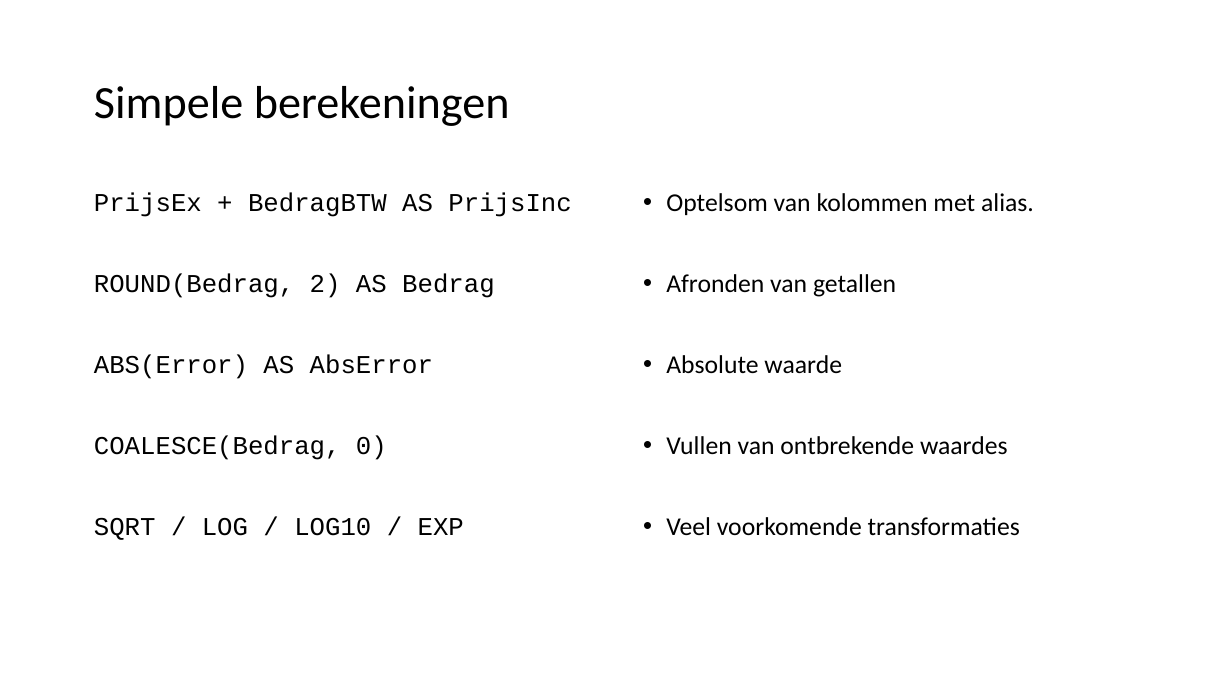
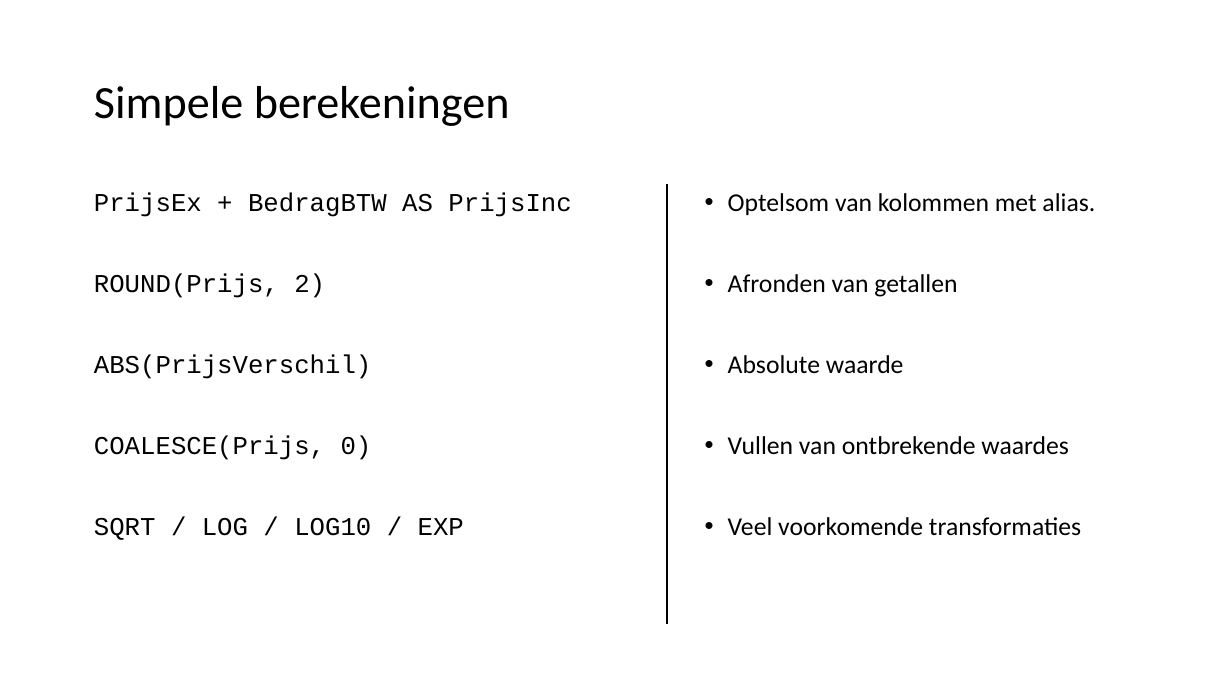
Before and after one commit to LFKoning/sql-cursus, a slide deck: slide 17 of sql_introductie.pptx. Drawn at 1232x693 pixels with LibreOffice and Linux fonts; fonts in the diff are those of the drawing. Boxes give left, top, right and bottom in pixels: in the first picture for what was removed or moved away, otherwise in the second. Text is boxed around its words. In the diff, an @@ line names an element or a change of style, - is before the commit and + after.

```diff
--- a/sql_introductie.pptx
+++ b/sql_introductie.pptx
@@ line added from (667, 185) to (667, 625), #000000 1.5 pt @@
@@ text "Optelsom van kolommen met alias.": place and size @@
-text "Optelsom van kolommen met alias." at [666, 193, 1034, 536]
+text "Optelsom van kolommen met alias." at [728, 193, 1095, 536]
@@ text at [94, 273, 372, 460]: text changed @@
-ROUND(Bedrag, 2) AS Bedrag
-ABS(Error) AS AbsError
-COALESCE(Bedrag, 0)
+ROUND(Prijs, 2)
+ABS(PrijsVerschil)
+COALESCE(Prijs, 0)
```
Also in this commit, not shown: 27 other slides changed.
